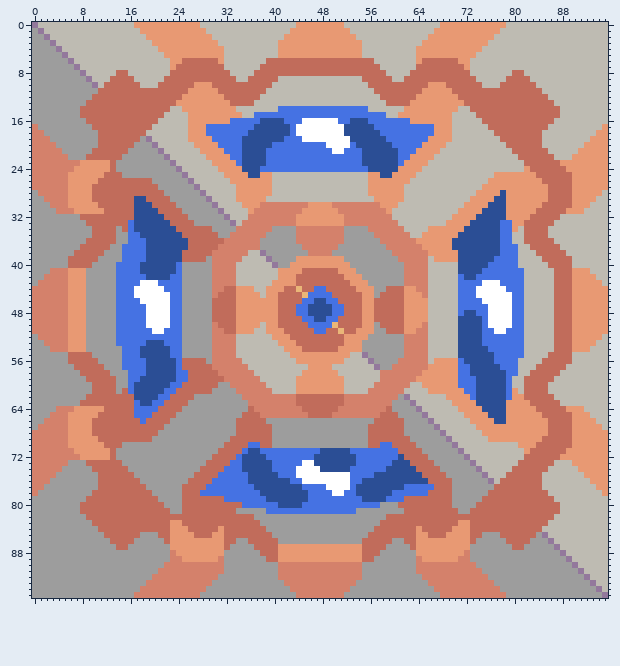
Two versions of one sprite sheet, sprites/blocks/production/steam-boiler.png. Above, as it was before the edit.
The file is 96x96 pixels.
New version:
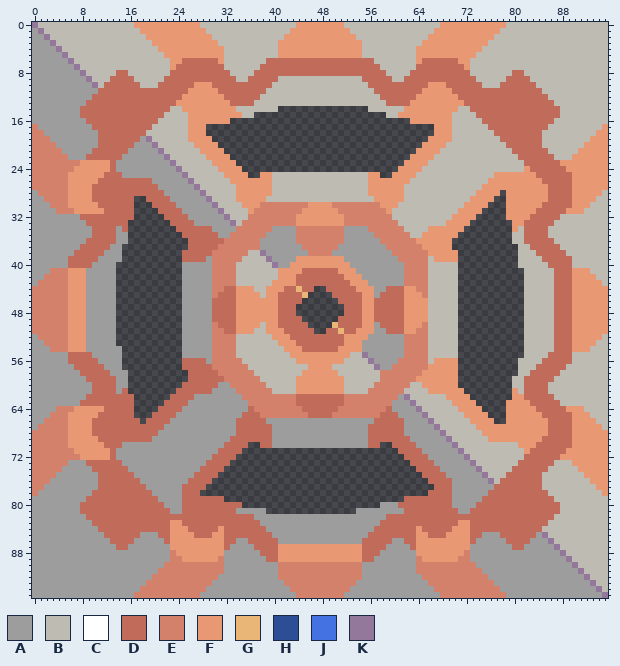
Palette (. is transparent): A #9d9d9d  B #bebbb2  C #ffffff  D #c16c5b  E #d4816b  F #e89973  G #eab678  H #2b4e95  J #4572e3  K #93789c
Changes in this commit:
Changed rows in their new state; - is an unchanged pixel.
first column x 14:
14 ---------------------------...............--------------------------
15 -----------------------......................-----------------------
16 -------------------..............................-------------------
17 ---------------......................................---------------
18 ---------------......................................---------------
19 ----------------....................................----------------
20 -----------------..................................-----------------
21 ------------------................................------------------
22 -------------------..............................-------------------
23 --------------------............................--------------------
24 ---------------------..........................---------------------
25 ----------------------..--------------------..----------------------
28 ----------------------------------------------------------------.---
29 ---..----------------------------------------------------------..---
30 ---...--------------------------------------------------------...---
31 ---....------------------------------------------------------....---
32 ---.....----------------------------------------------------.....---
33 --.......--------------------------------------------------.......--
34 --........------------------------------------------------........--
35 --.........----------------------------------------------.........--
36 --..........--------------------------------------------..........--
37 -...........--------------------------------------------...........-
38 -..........----------------------------------------------..........-
39 -..........----------------------------------------------..........-
40 ...........----------------------------------------------..........-
41 ...........----------------------------------------------...........
42 ...........----------------------------------------------...........
43 ...........----------------------------------------------...........
44 ...........----------------------..----------------------...........
45 ...........---------------------....---------------------...........
46 ...........--------------------......--------------------...........
47 ...........-------------------........-------------------...........
48 ...........-------------------........-------------------...........
49 ...........--------------------......--------------------...........
50 ...........---------------------....---------------------...........
51 ...........----------------------..----------------------...........
52 ...........----------------------------------------------...........
53 ...........----------------------------------------------...........
54 -..........----------------------------------------------...........
55 -..........----------------------------------------------...........
56 -..........----------------------------------------------..........-
57 -..........----------------------------------------------..........-
58 --..........---------------------------------------------..........-
59 --..........---------------------------------------------.........--
60 --.........----------------------------------------------.........--
61 --........------------------------------------------------........--
62 ---......--------------------------------------------------.......--
63 ---.....----------------------------------------------------.....---
64 ---....------------------------------------------------------....---
65 ---...--------------------------------------------------------...---
66 ----.----------------------------------------------------------..---
first column x 28:
70 --------..--------------------..-------
71 -------..........................------
72 ------............................-----
73 -----..............................----
74 ----................................---
75 ---..................................--
76 --....................................-
77 -......................................
78 ......................................-
79 ----..............................-----
80 -------.......................---------
81 -----------...............-------------
Changed places in both pictures, as pixel boxes (x1, y1, x2, y2):
erased: (206, 106, 434, 178)
erased: (452, 190, 524, 424)
erased: (116, 196, 188, 424)
erased: (296, 286, 344, 334)
erased: (200, 442, 434, 514)
